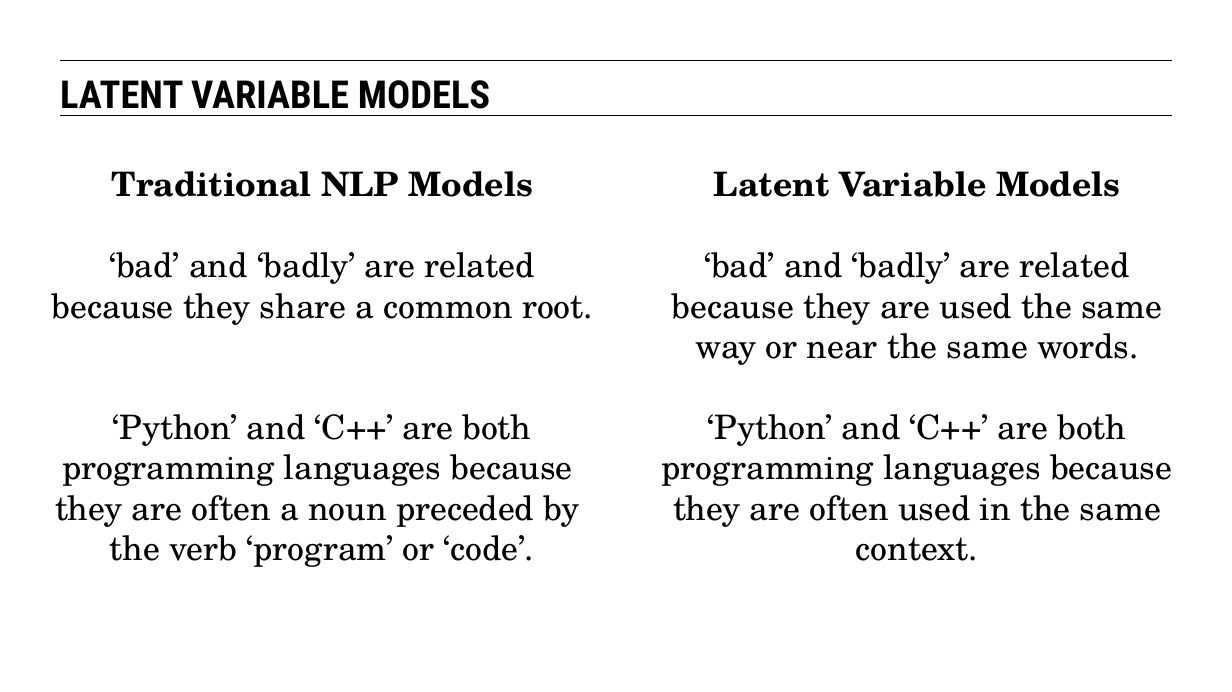
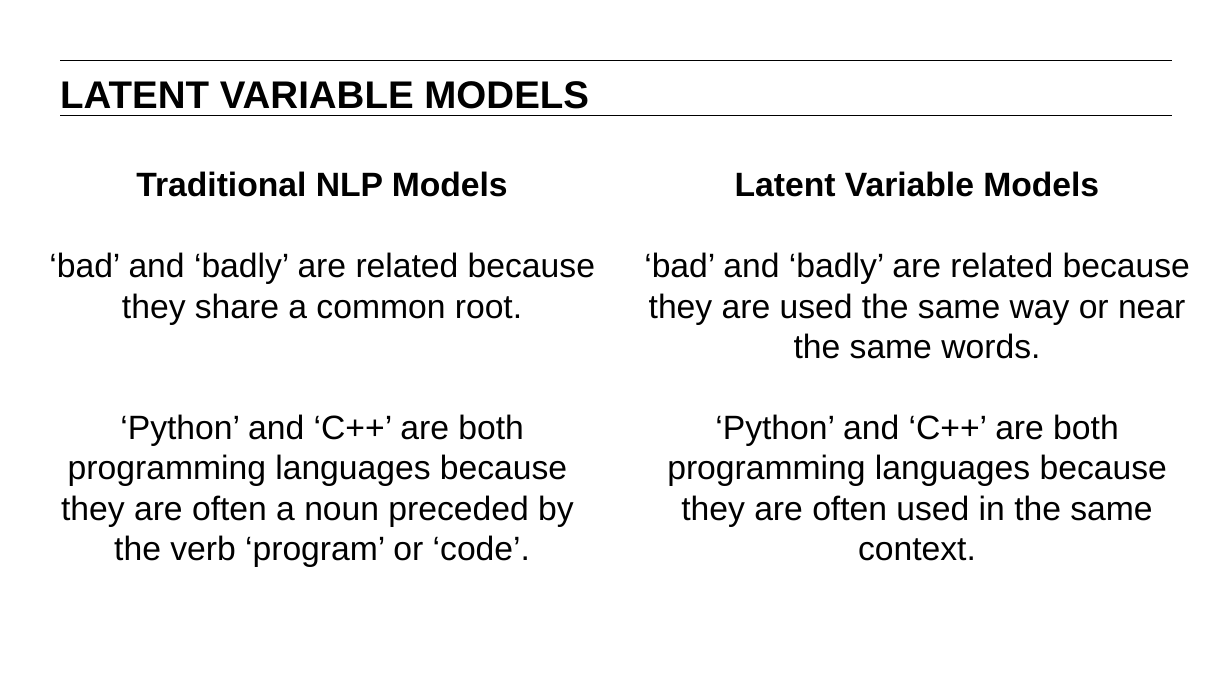
Before and after one commit to matanefron/data-sets, a slide deck: slide 10 of lessons/lesson-12/12-latent-variables-and-natural-language-processing.pptx (slide 14 before the commit). Drawn at 1232x692 pixels with LibreOffice and Linux fonts; fonts in the diff are those of the drawing. Boxes give left, top, right and bottom in pixels: in the first picture for what was removed or moved away, otherwise in the second. Text is boxed around its words. In the diff, an @@ line names an element or a change of style, - is before the commit and + after.

```diff
--- a/lessons/lesson-12/12-latent-variables-and-natural-language-processing.pptx
+++ b/lessons/lesson-12/12-latent-variables-and-natural-language-processing.pptx
@@ text "LATENT VARIABLE MODELS" at (60,81,589,109): font Roboto Condensed to Arial @@
@@ text "Traditional NLP Models" at (49,171,595,567): font TeX Gyre Schola to Arial @@
@@ text "Latent Variable Models" at (644,171,1190,561): font TeX Gyre Schola to Arial @@
```
Also in this commit, not shown: 11 other slides changed, 4 slides removed.
